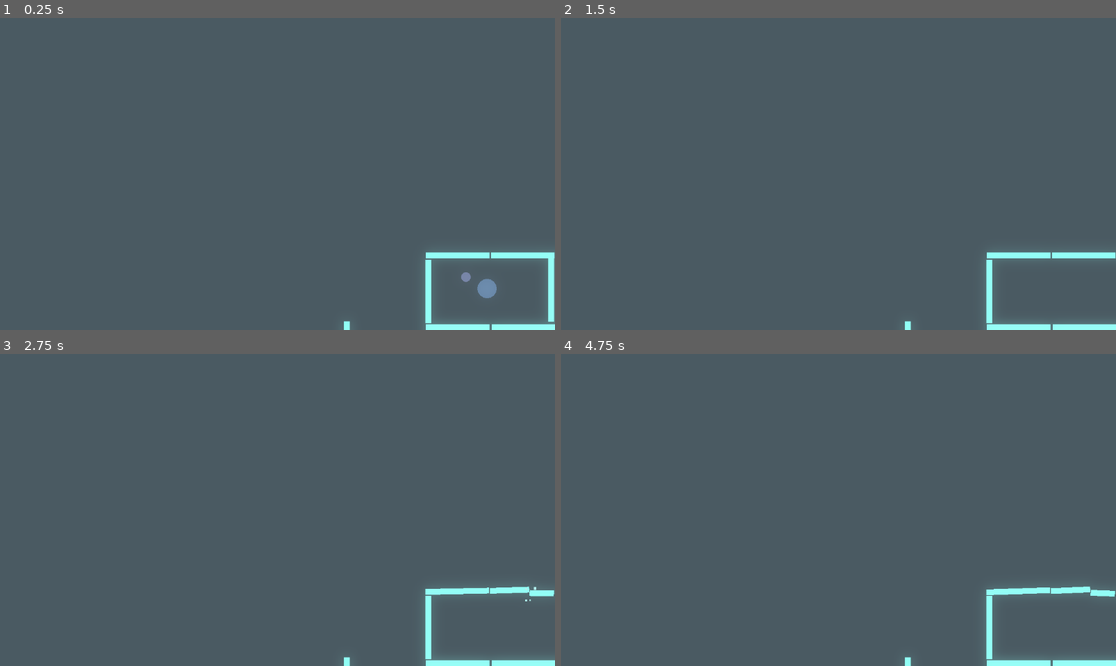
Above: before the commit, frames 1-4 (two rows, left to right).
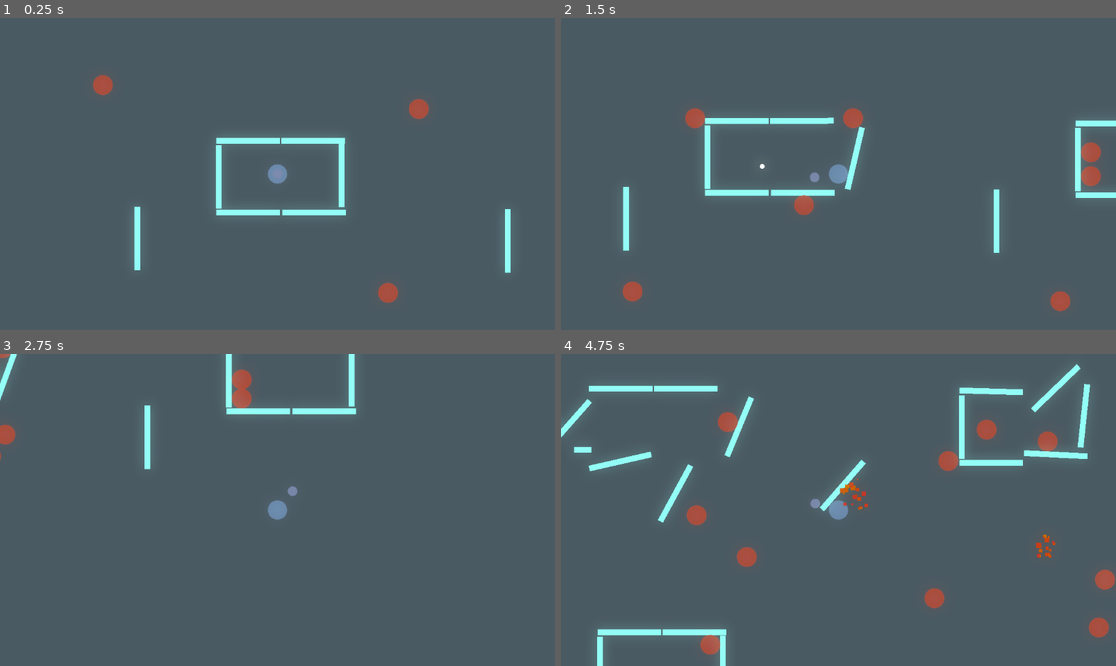
Above: after the commit, the same moments.

Repository: speakk/shotbox
Game: Godot game, scene res://main.tscn
The game is run twice, just before and just after one commit, with the same random seed, the same clock (stepped at 60 frames per second) and the same inputs.
Inputs (mouse positions are in pixels of both pictures, inside the frame that each line leads up to):
- Up to frame 1 (0.25 s): no input
- Up to frame 2 (1.5 s): move the mouse to (960, 158) at 0.52 s; hold D (right) 0.53-1.28 s; hold Space (dash, bound only after the commit) 0.53-1.28 s; move the mouse to (727, 189) at 1.27 s; hold S (down) from 1.28 s (still down); click (727, 189) at 1.35 s
- Up to frame 3 (2.75 s): tap Space (dash, bound only after the commit) at 1.55 s; move the mouse to (333, 441) at 2.02 s; release S (down) at 2.03 s; hold D (right) from 2.03 s (still down); hold Space (dash, bound only after the commit) from 2.03 s (still down)
- Up to frame 4 (4.75 s): move the mouse to (810, 572) at 2.77 s; release D (right) at 2.78 s; release Space (dash, bound only after the commit) at 2.78 s; hold W (up) 2.78-3.53 s; tap Space (dash, bound only after the commit) at 2.85, 3.8, 4.35 s; move the mouse to (1005, 556) at 3.52 s; press the mouse at (1005, 556) at 3.53 s; hold A (left) from 3.53 s (still down); move the mouse to (672, 463) at 4.27 s; release the mouse at (672, 463) at 4.28 s

The runs differ from the first frame. In frame 1, 4.2% of the frame differs, in the area x 16-100%, y 18-100%; in frame 2, 5.1%; in frame 3, 3.2%; in frame 4, 7.2%, in the area x 0-100%, y 3-100%.

Commit message:
Many things
- Enemies
- Dash in the direction of current movement
- Health (for enemies only atm, but it's component so...)
- Flash shader
- Better wall destruction
- Faster bullets

Diff:
--- a/Bullet.gd
+++ b/Bullet.gd
@@ -1,6 +1,6 @@
 extends RigidBody2D
 
-const SPEED = 300.0
+const SPEED = 1000.0
 
 const PARTICLES = preload("res://particles/bullet_collision.tscn")
 
--- /dev/null
+++ b/Enemy.tscn
@@ -0,0 +1,110 @@
+[gd_scene load_steps=12 format=3 uid="uid://b2v2rmwi2htf8"]
+
+[ext_resource type="Script" path="res://enemy.gd" id="1_2a7df"]
+[ext_resource type="PackedScene" uid="uid://djlr4c64qtm5x" path="res://circle.tscn" id="2_3e51b"]
+[ext_resource type="Shader" path="res://flash.gdshader" id="3_c7vna"]
+[ext_resource type="PackedScene" uid="uid://b7qtojfdy1adg" path="res://components/health.tscn" id="4_t16ft"]
+
+[sub_resource type="CircleShape2D" id="CircleShape2D_xq5uc"]
+radius = 20.0
+
+[sub_resource type="Animation" id="Animation_nomdf"]
+length = 0.001
+tracks/0/type = "value"
+tracks/0/imported = false
+tracks/0/enabled = true
+tracks/0/path = NodePath("Sprite2D:material:shader_parameter/flash_amount")
+tracks/0/interp = 1
+tracks/0/loop_wrap = true
+tracks/0/keys = {
+"times": PackedFloat32Array(0),
+"transitions": PackedFloat32Array(1),
+"update": 0,
+"values": [0.0]
+}
+tracks/1/type = "value"
+tracks/1/imported = false
+tracks/1/enabled = true
+tracks/1/path = NodePath("Sprite2D:scale")
+tracks/1/interp = 1
+tracks/1/loop_wrap = true
+tracks/1/keys = {
+"times": PackedFloat32Array(0),
+"transitions": PackedFloat32Array(1),
+"update": 0,
+"values": [Vector2(0.656, 0.656)]
+}
+
+[sub_resource type="Animation" id="Animation_vgjir"]
+resource_name = "got_hit"
+tracks/0/type = "value"
+tracks/0/imported = false
+tracks/0/enabled = true
+tracks/0/path = NodePath("Sprite2D:scale")
+tracks/0/interp = 1
+tracks/0/loop_wrap = true
+tracks/0/keys = {
+"times": PackedFloat32Array(0, 0.5),
+"transitions": PackedFloat32Array(0.0824693, 1),
+"update": 0,
+"values": [Vector2(1, 1), Vector2(0.65625, 0.65625)]
+}
+tracks/1/type = "value"
+tracks/1/imported = false
+tracks/1/enabled = true
+tracks/1/path = NodePath("Sprite2D:material:shader_parameter/flash_amount")
+tracks/1/interp = 1
+tracks/1/loop_wrap = true
+tracks/1/keys = {
+"times": PackedFloat32Array(0, 0.5),
+"transitions": PackedFloat32Array(0.148651, 1),
+"update": 0,
+"values": [1.0, 0.0]
+}
+
+[sub_resource type="AnimationLibrary" id="AnimationLibrary_h151i"]
+_data = {
+"RESET": SubResource("Animation_nomdf"),
+"got_hit": SubResource("Animation_vgjir")
+}
+
+[sub_resource type="ShaderMaterial" id="ShaderMaterial_wmhdp"]
+shader = ExtResource("3_c7vna")
+shader_parameter/flash_amount = 0.0
+
+[sub_resource type="Gradient" id="Gradient_5yrl4"]
+offsets = PackedFloat32Array(0, 0.980519, 0.993506)
+colors = PackedColorArray(0.578125, 0.245646, 0.215416, 1, 0.609375, 0.228513, 0.155429, 1, 1, 0.333003, 0.392774, 0)
+
+[sub_resource type="GradientTexture2D" id="GradientTexture2D_dfp6o"]
+gradient = SubResource("Gradient_5yrl4")
+fill = 1
+fill_from = Vector2(0.5, 0.5)
+fill_to = Vector2(1, 0.5)
+
+[node name="Enemy" type="RigidBody2D"]
+collision_layer = 16
+collision_mask = 30
+max_contacts_reported = 2
+contact_monitor = true
+script = ExtResource("1_2a7df")
+
+[node name="Circle" parent="." instance=ExtResource("2_3e51b")]
+visible = false
+size = 20.0
+color = Color(0.6, 0.270588, 0.329412, 1)
+
+[node name="CollisionShape2D" type="CollisionShape2D" parent="."]
+shape = SubResource("CircleShape2D_xq5uc")
+
+[node name="AnimationPlayer" type="AnimationPlayer" parent="."]
+libraries = {
+"": SubResource("AnimationLibrary_h151i")
+}
+
+[node name="Sprite2D" type="Sprite2D" parent="."]
+material = SubResource("ShaderMaterial_wmhdp")
+scale = Vector2(0.656, 0.656)
+texture = SubResource("GradientTexture2D_dfp6o")
+
+[node name="Health" parent="." instance=ExtResource("4_t16ft")]
--- a/Player.gd
+++ b/Player.gd
@@ -4,12 +4,17 @@
 const DAMP = 1.0
 const HAND_DISTANCE = 50
 #const BULLET_DELAY = 0.01
-const BULLET_DELAY = 0.1
 
 const BULLET = preload("res://bullet.tscn")
 
+const BULLET_DELAY = 0.06
 var _can_shoot = true
 var _bullet_timer = 0
+
+const DASH_DELAY = 1
+const DASH_SPEED = 4000
+var _can_dash = true
+var _dash_timer = 0
 
 func shoot():
 	var bullet = BULLET.instantiate()
@@ -18,6 +23,12 @@
 	bullet.shoot_at($Hand.global_position, global_position.direction_to(get_global_mouse_position()))
 	_bullet_timer = BULLET_DELAY
 	_can_shoot = false
+
+func dash():
+	#apply_central_impulse(global_position.direction_to(get_global_mouse_position()) * DASH_SPEED)
+	apply_central_impulse(linear_velocity.normalized() * DASH_SPEED)
+	_dash_timer = DASH_DELAY
+	_can_dash = false
 
 func _physics_process(delta):
 	var input_velocity = get_input()
@@ -29,10 +40,18 @@
 	if Input.is_action_pressed("shoot") and _can_shoot:
 		shoot()
 
+	if Input.is_action_pressed("dash") and _can_dash:
+		dash()
+
 	_bullet_timer -= delta
 	if _bullet_timer <= 0:
 		_bullet_timer = 0
 		_can_shoot = true
+
+	_dash_timer -= delta
+	if _dash_timer <= 0:
+		_dash_timer = 0
+		_can_dash = true
 
 func get_input():
 	var input_velocity = Vector2()
@@ -50,9 +69,3 @@
 		#velocity = input_velocity
 
 	return input_velocity
-
-
-		#if Input.is_action_just_pressed("bounce"):
-				#var direction = (get_global_mouse_position() - position).normalized()
-				#var vector = direction * bounce_speed
-				#bounce(vector)
--- a/bullet.tscn
+++ b/bullet.tscn
@@ -66,11 +66,12 @@
 fill_from = Vector2(0.5, 0.5)
 fill_to = Vector2(1, 0.5)
 
-[node name="Bullet" type="RigidBody2D"]
+[node name="Bullet" type="RigidBody2D" groups=["bullets"]]
 collision_layer = 2
-collision_mask = 12
+collision_mask = 24
 mass = 30.0
 gravity_scale = 0.0
+continuous_cd = 1
 max_contacts_reported = 2
 script = ExtResource("1_o4mhv")
 
--- /dev/null
+++ b/components/health.gd
@@ -0,0 +1,28 @@
+extends Node
+
+class_name Health
+
+signal health_changed(new_value)
+signal max_health_changed(new_value)
+signal zero_health
+
+@export var max_health = 10:
+	set(value):
+		max_health_changed.emit(value)
+		max_health = value
+
+var health = max_health:
+	set(value):
+		health_changed.emit(value)
+		health = value
+		if health <= 0:
+			zero_health.emit()
+
+func take_damage(damage):
+	health -= damage
+
+func heal(healing_value):
+	health += healing_value
+
+func _ready():
+	health = max_health
--- /dev/null
+++ b/components/health.tscn
@@ -0,0 +1,6 @@
+[gd_scene load_steps=2 format=3 uid="uid://b7qtojfdy1adg"]
+
+[ext_resource type="Script" path="res://components/health.gd" id="1_bhqw2"]
+
+[node name="Health" type="Node"]
+script = ExtResource("1_bhqw2")
--- /dev/null
+++ b/enemy.gd
@@ -0,0 +1,34 @@
+extends RigidBody2D
+
+const SPEED = 20000
+
+var ENEMY_HIT_PARTICLES = preload("res://particles/enemy_hit.tscn")
+
+func _ready():
+	$Sprite2D.material = $Sprite2D.material.duplicate()
+	$Health.zero_health.connect(_zero_health)
+	$AnimationPlayer.play("RESET")
+
+func _physics_process(delta):
+	var player = get_tree().get_first_node_in_group("player")
+	apply_central_force(global_position.direction_to(player.global_position) * SPEED * delta)
+
+func _integrate_forces(state: PhysicsDirectBodyState2D):
+	for i in state.get_contact_count():
+		var object = state.get_contact_collider_object(i)
+		if object.is_in_group("bullets"):
+			var global_collision_point = state.get_contact_collider_position(i)
+			var direction = state.get_contact_collider_velocity_at_position(i).normalized()
+			_got_hit(global_collision_point, direction)
+
+func _zero_health():
+	queue_free()
+
+func _got_hit(collision_point, direction):
+	var particles = ENEMY_HIT_PARTICLES.instantiate() as GPUParticles2D
+	particles.global_position = collision_point
+	get_parent().add_child(particles)
+	particles.process_material.direction = Vector3(-direction.x, -direction.y, 0)
+	particles.emitting = true
+	$AnimationPlayer.play("got_hit")
+	$Health.take_damage(4)
--- /dev/null
+++ b/flash.gdshader
@@ -0,0 +1,13 @@
+shader_type canvas_item;
+
+uniform float flash_amount : hint_range(0,1) = 0;
+
+vec3 interpolate_vec3(vec3 start, vec3 end, float delta){
+    return start + (end - start) * delta;
+}
+
+void fragment(){
+    vec4 origin = texture(TEXTURE, UV);
+    COLOR.rgb = interpolate_vec3(origin.rgb, vec3(1,1,1), flash_amount);
+    COLOR.a = origin.a;
+}
--- a/main.tscn
+++ b/main.tscn
@@ -1,8 +1,9 @@
-[gd_scene load_steps=5 format=3 uid="uid://ddgfyyjl0s8rq"]
+[gd_scene load_steps=6 format=3 uid="uid://ddgfyyjl0s8rq"]
 
 [ext_resource type="PackedScene" uid="uid://7f2hbyc3l8nu" path="res://player.tscn" id="1_hcagr"]
 [ext_resource type="Script" path="res://main.gd" id="1_itbag"]
 [ext_resource type="PackedScene" uid="uid://bb5ab7pw3kvl5" path="res://wall.tscn" id="2_8u8dx"]
+[ext_resource type="PackedScene" uid="uid://b2v2rmwi2htf8" path="res://Enemy.tscn" id="4_2yk5v"]
 
 [sub_resource type="Environment" id="Environment_7hyuh"]
 background_mode = 3
@@ -18,6 +19,8 @@
 
 [node name="Player" parent="." instance=ExtResource("1_hcagr")]
 position = Vector2(1011, 562)
+
+[node name="Camera2D" type="Camera2D" parent="Player"]
 
 [node name="Wall" parent="." instance=ExtResource("2_8u8dx")]
 position = Vector2(889, 502)
@@ -43,3 +46,86 @@
 
 [node name="Wall3" parent="." instance=ExtResource("2_8u8dx")]
 position = Vector2(720, 630)
+
+[node name="Wall4" parent="." instance=ExtResource("2_8u8dx")]
+position = Vector2(1658, 507)
+
+[node name="Wall9" parent="." instance=ExtResource("2_8u8dx")]
+position = Vector2(1913, 504)
+
+[node name="Wall10" parent="." instance=ExtResource("2_8u8dx")]
+position = Vector2(1653, 498)
+rotation = -1.57079
+
+[node name="Wall11" parent="." instance=ExtResource("2_8u8dx")]
+position = Vector2(1653, 647)
+rotation = -1.57079
+
+[node name="Wall12" parent="." instance=ExtResource("2_8u8dx")]
+position = Vector2(1790, 647)
+rotation = -1.57079
+
+[node name="Wall13" parent="." instance=ExtResource("2_8u8dx")]
+position = Vector2(1788, 498)
+rotation = -1.57079
+
+[node name="Wall14" parent="." instance=ExtResource("2_8u8dx")]
+position = Vector2(1489, 635)
+
+[node name="Wall15" parent="." instance=ExtResource("2_8u8dx")]
+position = Vector2(907, 1008)
+
+[node name="Wall16" parent="." instance=ExtResource("2_8u8dx")]
+position = Vector2(1162, 1005)
+
+[node name="Wall17" parent="." instance=ExtResource("2_8u8dx")]
+position = Vector2(902, 999)
+rotation = -1.57079
+
+[node name="Wall18" parent="." instance=ExtResource("2_8u8dx")]
+position = Vector2(902, 1148)
+rotation = -1.57079
+
+[node name="Wall19" parent="." instance=ExtResource("2_8u8dx")]
+position = Vector2(1039, 1148)
+rotation = -1.57079
+
+[node name="Wall20" parent="." instance=ExtResource("2_8u8dx")]
+position = Vector2(1037, 999)
+rotation = -1.57079
+
+[node name="Wall21" parent="." instance=ExtResource("2_8u8dx")]
+position = Vector2(738, 1136)
+
+[node name="Enemy" parent="." instance=ExtResource("4_2yk5v")]
+position = Vector2(640, 373)
+
+[node name="Enemy2" parent="." instance=ExtResource("4_2yk5v")]
+position = Vector2(1313, 423)
+
+[node name="Enemy3" parent="." instance=ExtResource("4_2yk5v")]
+position = Vector2(1247, 816)
+
+[node name="Enemy4" parent="." instance=ExtResource("4_2yk5v")]
+position = Vector2(1932, 1035)
+
+[node name="Enemy5" parent="." instance=ExtResource("4_2yk5v")]
+position = Vector2(1010, 1257)
+
+[node name="Enemy6" parent="." instance=ExtResource("4_2yk5v")]
+position = Vector2(1721, 562)
+
+[node name="Enemy7" parent="." instance=ExtResource("4_2yk5v")]
+position = Vector2(1839, 577)
+
+[node name="Enemy8" parent="." instance=ExtResource("4_2yk5v")]
+position = Vector2(1000, 1073)
+
+[node name="Enemy9" parent="." instance=ExtResource("4_2yk5v")]
+position = Vector2(471, 1083)
+
+[node name="Enemy10" parent="." instance=ExtResource("4_2yk5v")]
+position = Vector2(1028, -386)
+
+[node name="Enemy11" parent="." instance=ExtResource("4_2yk5v")]
+position = Vector2(1623, -331)
--- /dev/null
+++ b/particles/enemy_hit.tscn
@@ -0,0 +1,46 @@
+[gd_scene load_steps=7 format=3 uid="uid://f4e1gmcjo5h"]
+
+[ext_resource type="Script" path="res://particles/bullet_collision.gd" id="1_qc2y6"]
+
+[sub_resource type="Gradient" id="Gradient_1vsu8"]
+offsets = PackedFloat32Array(0, 0.776119, 1)
+colors = PackedColorArray(1, 1, 1, 1, 1, 1, 1, 1, 1, 1, 1, 0)
+
+[sub_resource type="GradientTexture1D" id="GradientTexture1D_1dwqs"]
+gradient = SubResource("Gradient_1vsu8")
+
+[sub_resource type="Curve" id="Curve_0qg87"]
+_data = [Vector2(0, 1), 0.0, 0.0, 0, 0, Vector2(1, 0.835165), 0.0, 0.0, 0, 0]
+point_count = 2
+
+[sub_resource type="CurveTexture" id="CurveTexture_0rgap"]
+width = 32
+curve = SubResource("Curve_0qg87")
+
+[sub_resource type="ParticleProcessMaterial" id="ParticleProcessMaterial_qyr35"]
+emission_shape = 2
+emission_sphere_radius = 0.3
+particle_flag_disable_z = true
+spread = 47.37
+gravity = Vector3(0, 0, 0)
+initial_velocity_min = 100.0
+initial_velocity_max = 250.0
+orbit_velocity_min = 0.0
+orbit_velocity_max = 0.0
+damping_min = 300.0
+damping_max = 400.0
+scale_min = 3.0
+scale_max = 10.0
+scale_curve = SubResource("CurveTexture_0rgap")
+color = Color(0.733333, 0.117647, 0.0901961, 1)
+color_ramp = SubResource("GradientTexture1D_1dwqs")
+hue_variation_max = 0.13
+
+[node name="EnemyHit" type="GPUParticles2D"]
+emitting = false
+amount = 20
+process_material = SubResource("ParticleProcessMaterial_qyr35")
+lifetime = 5.0
+one_shot = true
+explosiveness = 1.0
+script = ExtResource("1_qc2y6")
--- a/player.tscn
+++ b/player.tscn
@@ -7,8 +7,9 @@
 [sub_resource type="CircleShape2D" id="CircleShape2D_dm4kp"]
 radius = 20.0
 
-[node name="Player" type="RigidBody2D"]
+[node name="Player" type="RigidBody2D" groups=["player"]]
 collision_layer = 4
+collision_mask = 9
 gravity_scale = 0.0
 linear_damp = 10.0
 script = ExtResource("1_dphtp")
--- a/project.godot
+++ b/project.godot
@@ -47,12 +47,18 @@
 "events": [Object(InputEventKey,"resource_local_to_scene":false,"resource_name":"","device":-1,"window_id":0,"alt_pressed":false,"shift_pressed":false,"ctrl_pressed":false,"meta_pressed":false,"pressed":false,"keycode":0,"physical_keycode":82,"key_label":0,"unicode":114,"echo":false,"script":null)
 ]
 }
+dash={
+"deadzone": 0.5,
+"events": [Object(InputEventKey,"resource_local_to_scene":false,"resource_name":"","device":-1,"window_id":0,"alt_pressed":false,"shift_pressed":false,"ctrl_pressed":false,"meta_pressed":false,"pressed":false,"keycode":0,"physical_keycode":32,"key_label":0,"unicode":32,"echo":false,"script":null)
+]
+}
 
 [layer_names]
 
 2d_physics/layer_2="bullets"
 2d_physics/layer_3="player"
 2d_physics/layer_4="walls"
+2d_physics/layer_5="enemies"
 
 [physics]
 
--- a/wall.gd
+++ b/wall.gd
@@ -15,10 +15,10 @@
 
 			var y_diff = $ColorRect.size.y - collision_point.y
 
-			if $ColorRect.size.y < 10:
+			if $ColorRect.size.y < 30:
 				queue_free()
 
-			if y_diff < 3 or collision_point.y < 3:
+			if collision_point.y < 10:
 				continue
 
 			var particles = PARTICLES.instantiate()
